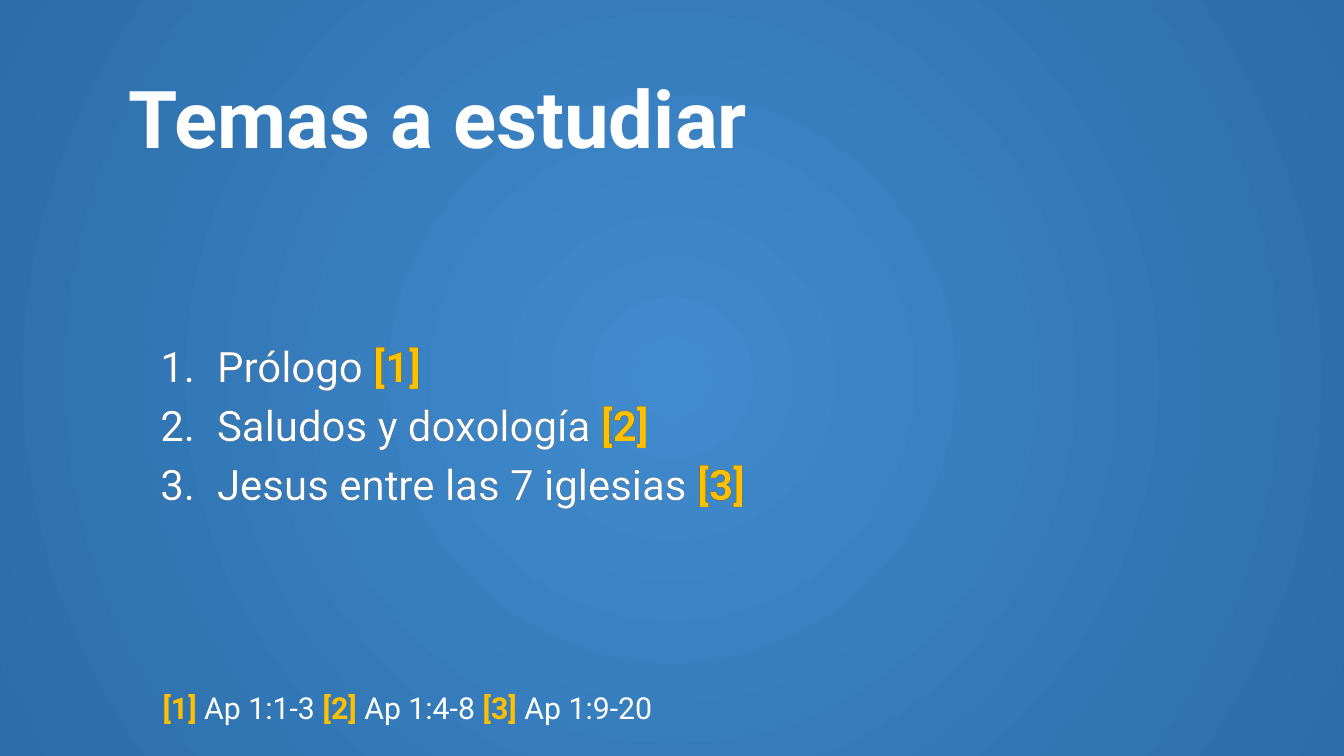
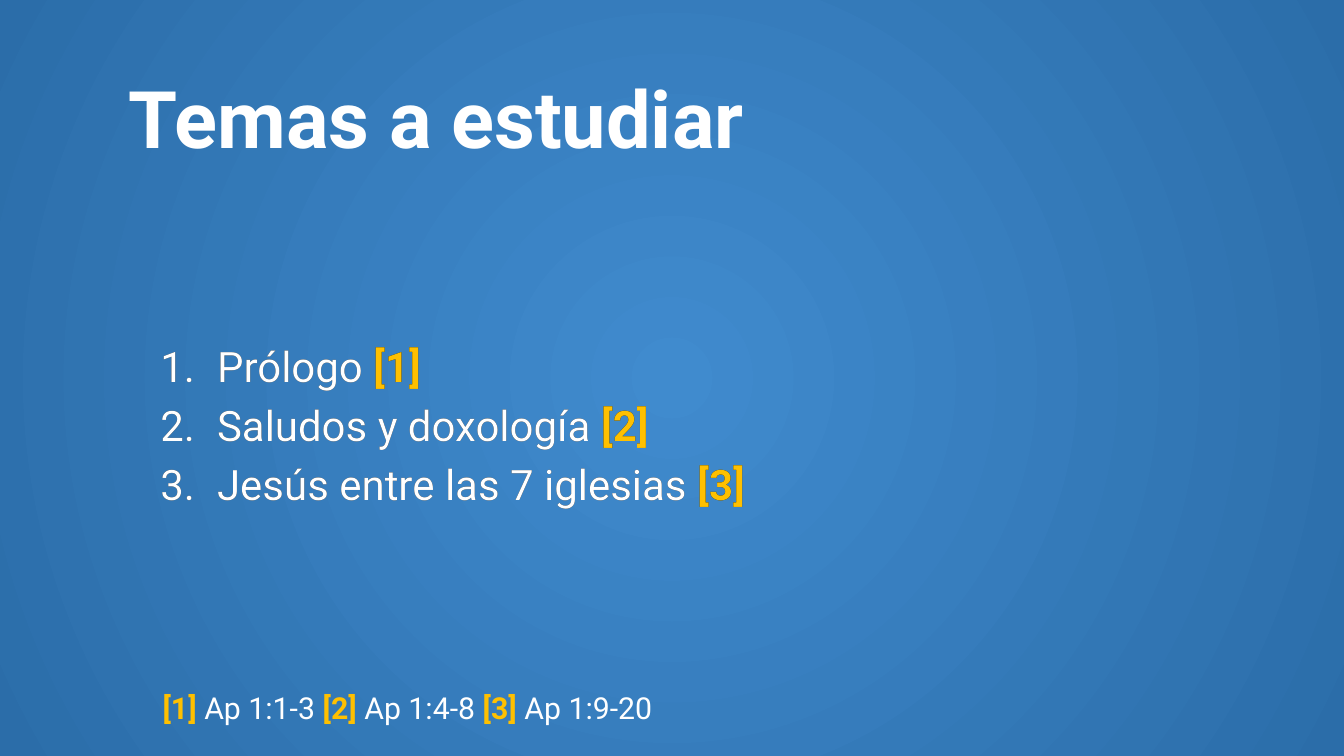
Before and after one commit to CreyTuning/documents, a slide deck: slide 2 of slideshow/Apocalipsis/2. Capitulo 1.pptm. Drawn at 1344x756 pixels with LibreOffice and Linux fonts; fonts in the diff are those of the drawing. Boxes give left, top, right and bottom in pixels: in the first picture for what was removed or moved away, otherwise in the second. Text is boxed around its words. In the diff, an @@ line names an element or a change of style, - is before the commit and + after.

```diff
--- a/slideshow/Apocalipsis/2. Capitulo 1.pptm
+++ b/slideshow/Apocalipsis/2. Capitulo 1.pptm
@@ title "Temas a estudiar" at (129,88,743,149): size 57 to 56.8 pt @@
@@ text at (217,465,744,509): text changed @@
-3. Jesus entre las 7 iglesias [3]
+3. Jesús entre las 7 iglesias [3]
```
Also in this commit, not shown: 17 other slides changed, 10 slides added.
